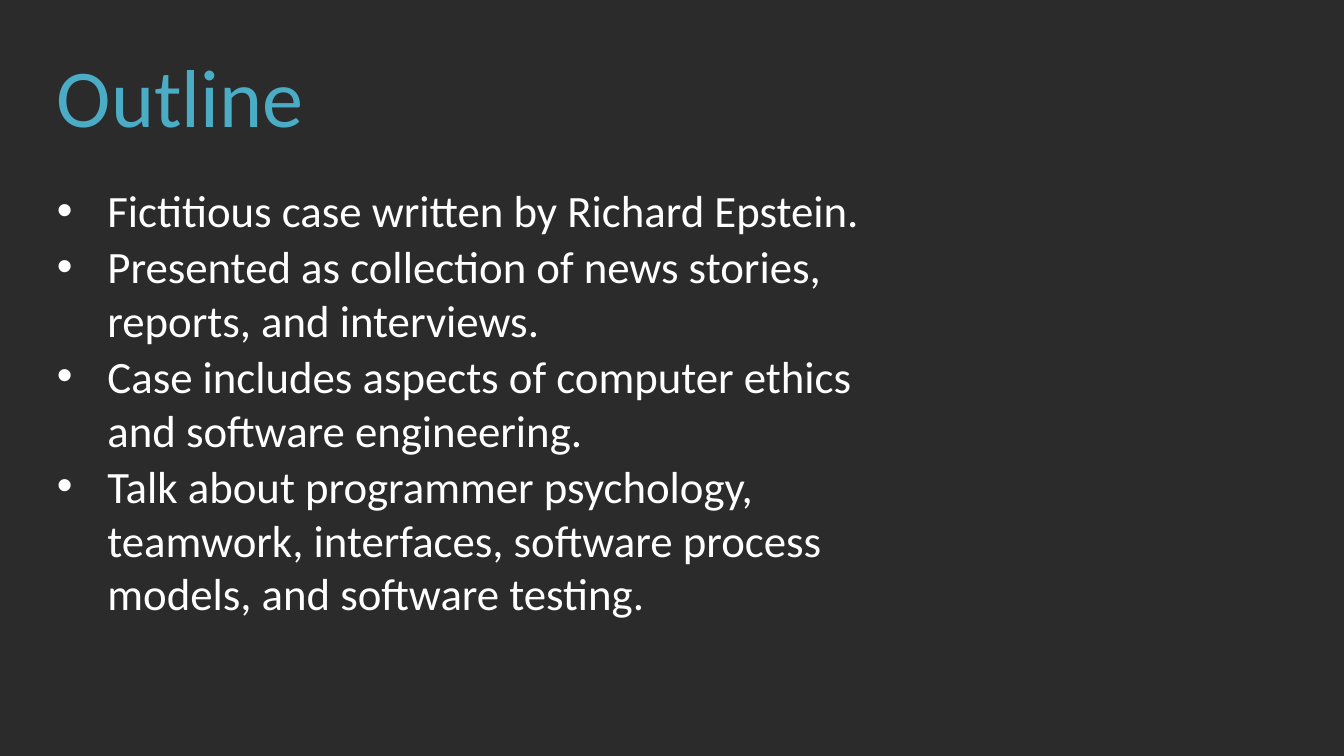
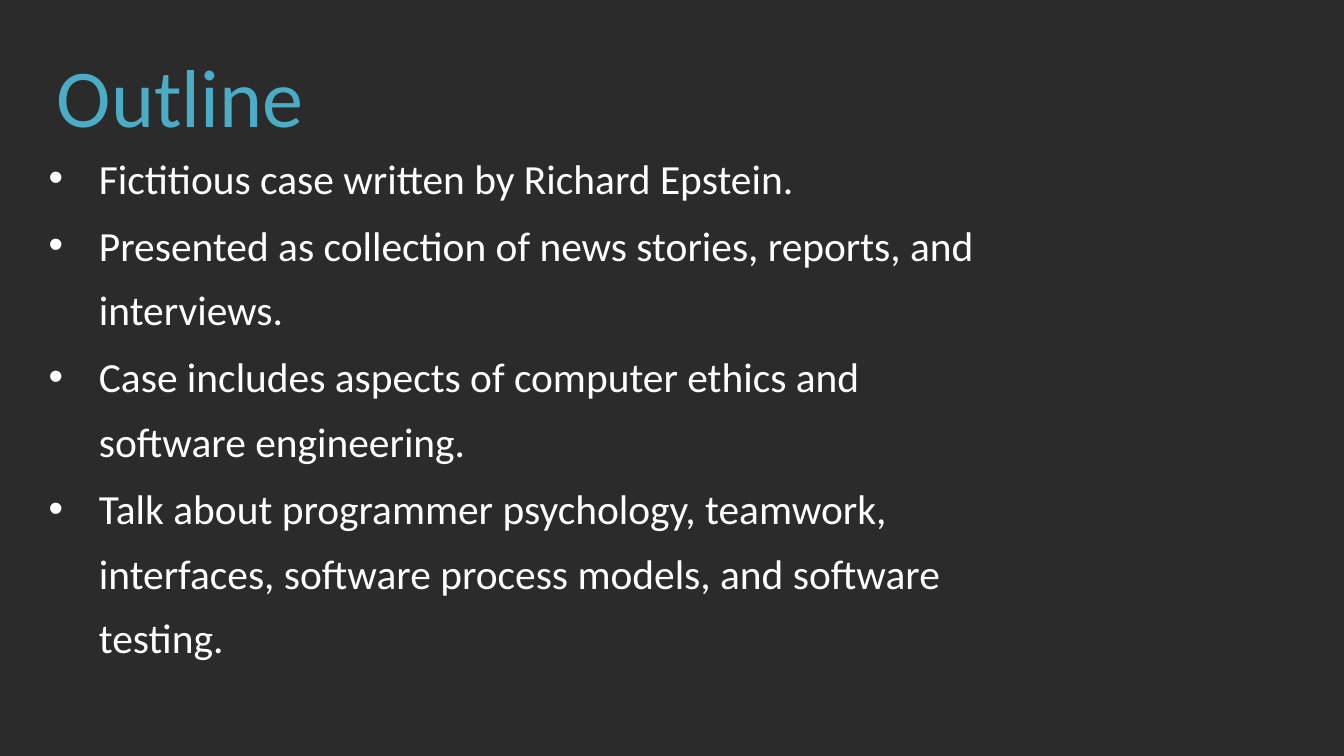
Before and after one commit to anil4956/HI, a slide deck: slide 2 of Killer Fish/Killer Robot.pptx. Drawn at 1344x756 pixels with LibreOffice and Linux fonts; fonts in the diff are those of the drawing; background and template pictures are left out; a plain dark background stands for a picture behind light text. Boxes give left, top, right and bottom in pixels: in the first picture for what was removed or moved away, otherwise in the second. Text is boxed around its words. In the diff, an @@ line names an element or a change of style, - is before the commit and + after.

Commit message:
modified 2nd slide

```diff
--- a/Killer Fish/Killer Robot.pptx
+++ b/Killer Fish/Killer Robot.pptx
@@ text "Fictitious case written by Richard ...": place and size @@
-text "Fictitious case written by Richard ..." at box(107, 196, 858, 618)
+text "Fictitious case written by Richard ..." at box(99, 165, 973, 660)
@@ text "Fictitious case written by Richard ..." at box(99, 165, 973, 660): size 24 to 22.2 pt; line spacing 1 to 1.3 @@
```
